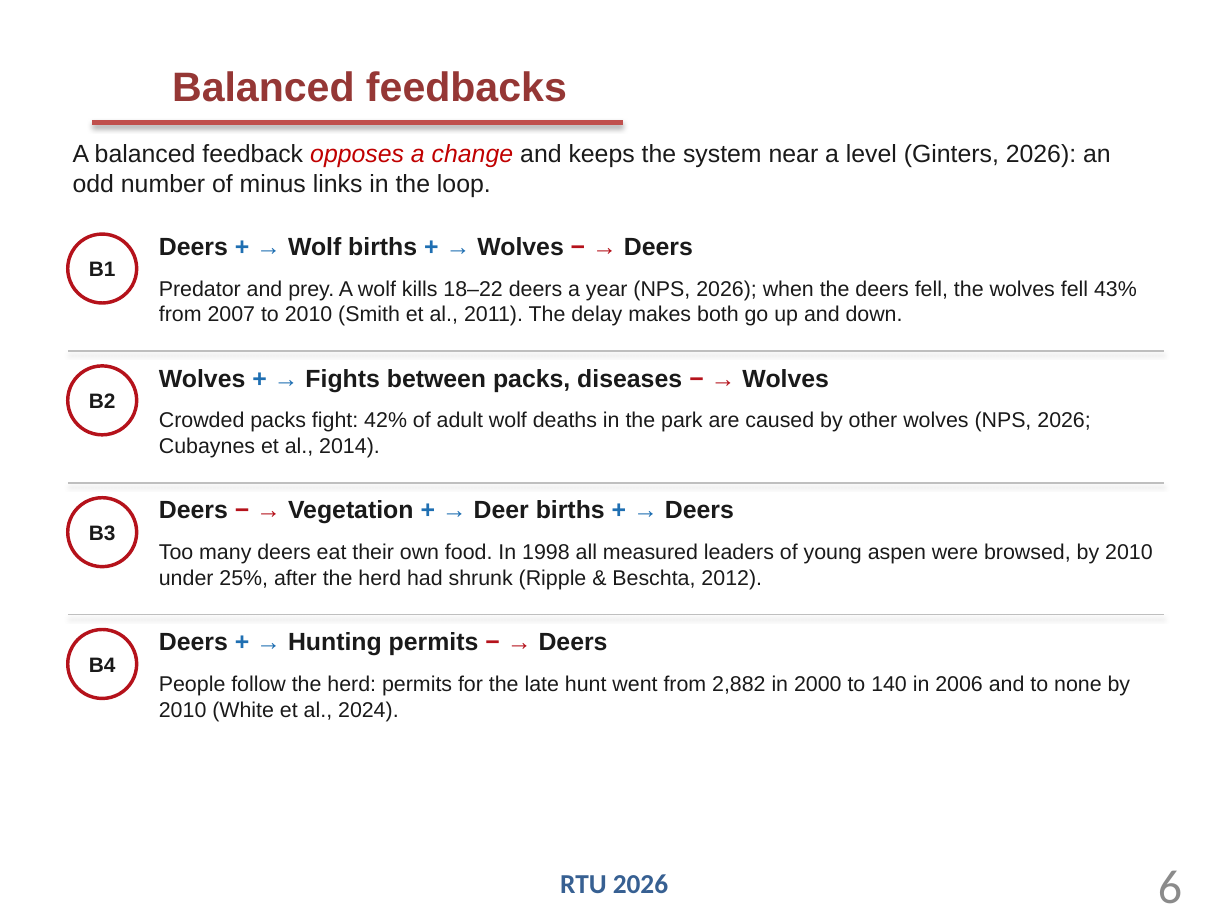
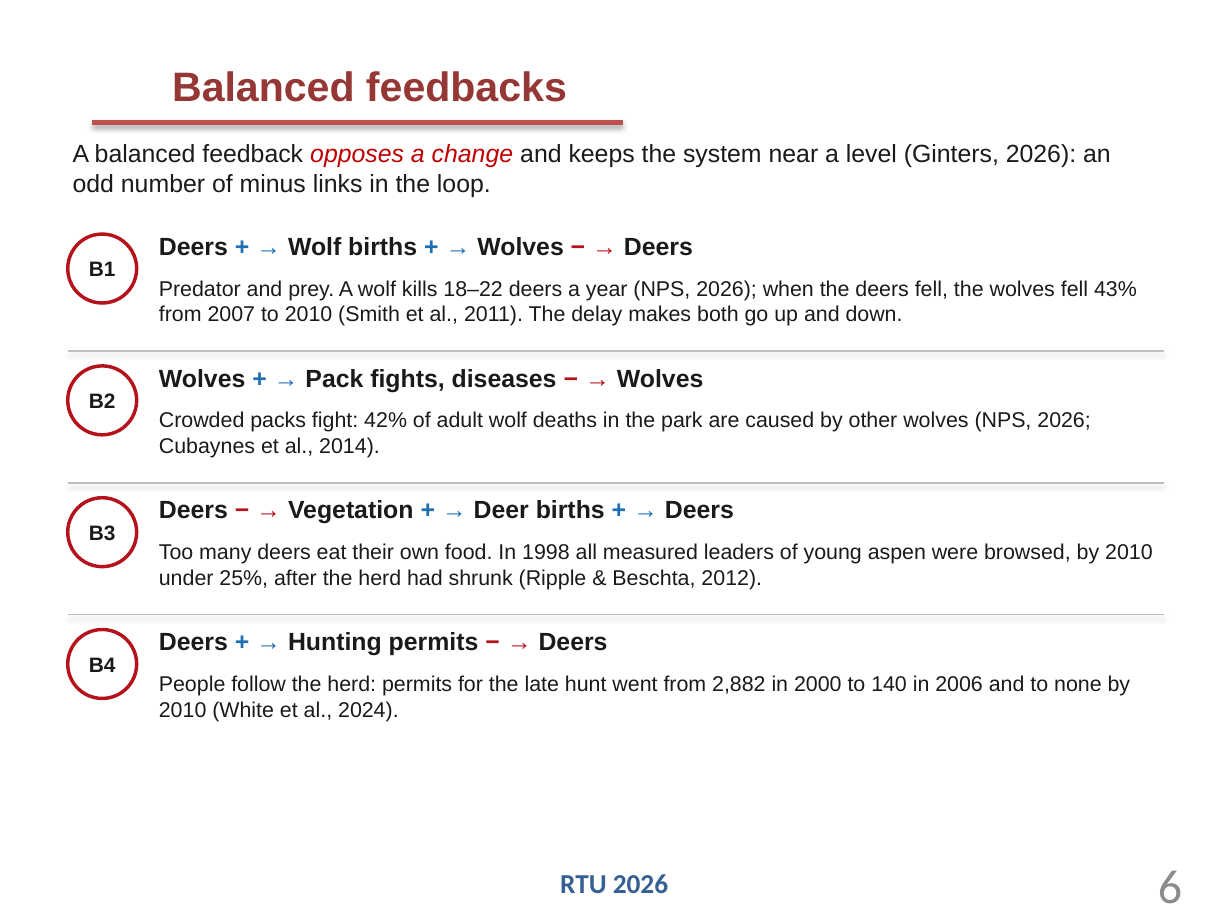
Before and after one commit to VagifAsgarli/uniworks, a slide deck: slide 6 of DE0796_sociotechnical-systems-modelling/t4lprim_causal-loop-diagram-yellowstone/outputs/submission/VagifAsgarli-T4LPrim.pptx. Drawn at 1232x924 pixels with LibreOffice and Linux fonts; fonts in the diff are those of the drawing. Boxes give left, top, right and bottom in pixels: in the first picture for what was removed or moved away, otherwise in the second. Text is boxed around its words. In the diff, an @@ line names an element or a change of style, - is before the commit and + after.

```diff
--- a/DE0796_sociotechnical-systems-modelling/t4lprim_causal-loop-diagram-yellowstone/outputs/submission/VagifAsgarli-T4LPrim.pptx
+++ b/DE0796_sociotechnical-systems-modelling/t4lprim_causal-loop-diagram-yellowstone/outputs/submission/VagifAsgarli-T4LPrim.pptx
@@ text at <box>159,369,703,393</box>: text changed @@
-Wolves + → Fights between packs, diseases − → Wolves
+Wolves + → Pack fights, diseases − → Wolves
```
Also in this commit, not shown: 20 other files.
